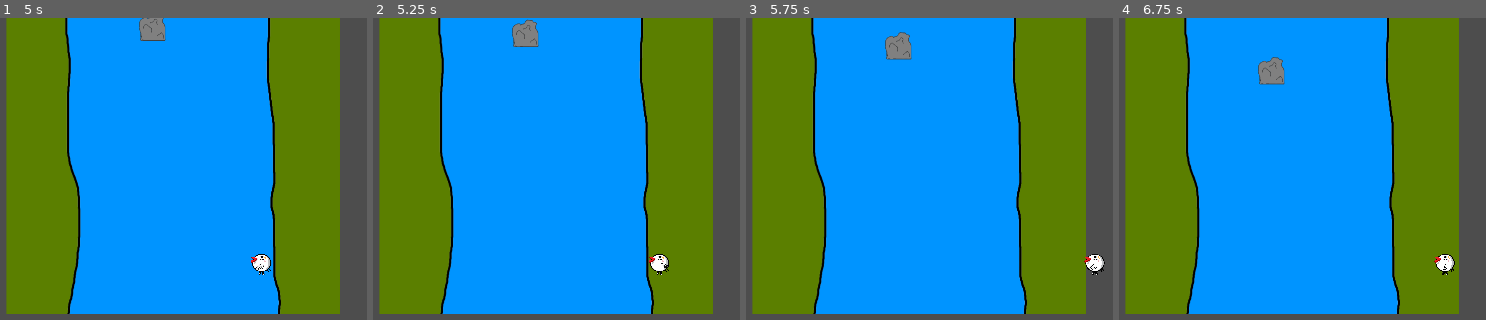
Above: before the commit, frames 1-4 (left to right).
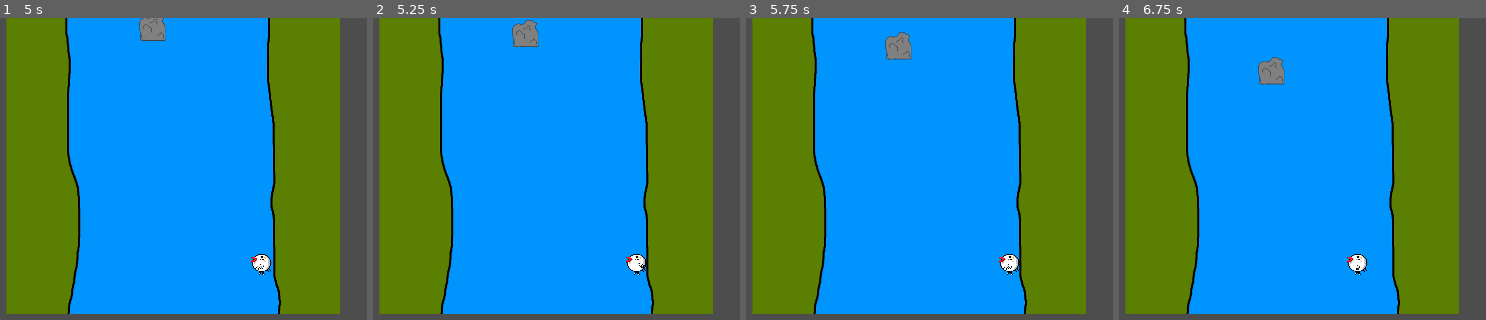
Above: after the commit, the same moments.

Repository: shyrzaza/Streamer
Game: Godot game, scene res://StreamGame/StreamGame.tscn
Same seed, same stepped clock (60 frames per second), same inputs: the game is played once before the commit and once after it.
Inputs (mouse positions are in pixels of both pictures, inside the frame that each line leads up to):
- Up to frame 1 (5 s): tap Enter (ui_accept) at 0.5, 0.6, 0.77, 1.07, 2, 2.1, 3.5, 3.6, 3.77, 4.07 s; move the mouse to (outside the picture) at 0.52 s; hold Right (ui_right) 0.53-1.25 s; click (outside the picture) at 0.67 s; drag from (168, 265) to (outside the picture) at 1.27 s; move the mouse to (outside the picture) at 2.02 s; hold Left (ui_left) 2.03-2.75 s; drag from (outside the picture) to (88, 175) at 2.77 s; move the mouse to (outside the picture) at 3.52 s; hold Right (ui_right) 3.53-4.25 s; drag from (88, 175) to (209, 129) at 4.27 s
- Up to frame 2 (5.25 s): tap Enter (ui_accept) at 5, 5.1 s; move the mouse to (outside the picture) at 5.02 s; hold Right (ui_right) from 5.03 s (still down); click (outside the picture) at 5.17 s
- Up to frame 3 (5.75 s): keep holding Right (ui_right)
- Up to frame 4 (6.75 s): release Right (ui_right) at 5.75 s; drag from (1328, 129) to (1287, 265) at 5.77 s; move the mouse to (outside the picture) at 6.52 s; hold Left (ui_left) from 6.53 s (still down); tap Enter (ui_accept) at 6.6 s

Frame 1 is identical in both runs. In frame 2, 0.5% of the frame differs, in the area x 68-81%, y 78-86%; in frame 3, 0.5%; in frame 4, 0.6%, in the area x 62-92%, y 78-86%.

Commit message:
add bounds for player

Diff:
--- a/Playground/entities/chick/chick.tscn
+++ b/Playground/entities/chick/chick.tscn
@@ -1,10 +1,10 @@
 [gd_scene format=3 uid="uid://d2j402mpl7520"]
 
-[ext_resource type="Script" uid="uid://bhgdp5iix8anu" path="res://entities/chick/chick.gd" id="1_68bk8"]
-[ext_resource type="Texture2D" uid="uid://cnpellsbh0h8k" path="res://entities/chick/sprite/frame-1.png" id="1_d1bus"]
-[ext_resource type="Texture2D" uid="uid://du3y8qv5agiu8" path="res://entities/chick/sprite/frame-2.png" id="2_68bk8"]
-[ext_resource type="Texture2D" uid="uid://ibxscwqsmait" path="res://entities/chick/sprite/frame-3.png" id="3_ukdrk"]
-[ext_resource type="Texture2D" uid="uid://50osar3s51n3" path="res://entities/chick/sprite/frame-4.png" id="4_yu88a"]
+[ext_resource type="Script" uid="uid://bhgdp5iix8anu" path="res://Playground/entities/chick/chick.gd" id="1_68bk8"]
+[ext_resource type="Texture2D" uid="uid://cnpellsbh0h8k" path="res://Playground/entities/chick/sprite/frame-1.png" id="1_d1bus"]
+[ext_resource type="Texture2D" uid="uid://du3y8qv5agiu8" path="res://Playground/entities/chick/sprite/frame-2.png" id="2_68bk8"]
+[ext_resource type="Texture2D" uid="uid://ibxscwqsmait" path="res://Playground/entities/chick/sprite/frame-3.png" id="3_ukdrk"]
+[ext_resource type="Texture2D" uid="uid://50osar3s51n3" path="res://Playground/entities/chick/sprite/frame-4.png" id="4_yu88a"]
 
 [sub_resource type="CircleShape2D" id="CircleShape2D_eilnm"]
 radius = 15.0
--- a/StreamGame/player_character.gd
+++ b/StreamGame/player_character.gd
@@ -4,29 +4,27 @@
 const SPEED = 300.0
 const JUMP_VELOCITY = -400.0
 
-var score = 0
+var leftSideBorder = 370
+var rightSideBorder = 800
+@export var performance = 0
 
 func _physics_process(delta: float) -> void:
-	# Add the gravity.
-	#if not is_on_floor():
-		#velocity += get_gravity() * delta
 
-	# Handle jump.
-	#if Input.is_action_just_pressed("ui_accept") and is_on_floor():
-		#velocity.y = JUMP_VELOCITY
+	var direction := Input.get_axis("ui_left", "ui_right")
 
-	# Get the input direction and handle the movement/deceleration.
-	# As good practice, you should replace UI actions with custom gameplay actions.
-	var direction := Input.get_axis("ui_left", "ui_right")
-	#print(direction)
 	if direction:
 		velocity.x = direction * SPEED
 	else:
 		velocity.x = move_toward(velocity.x, 0, SPEED)
 
+	# Check boundaries
+	if position.x < leftSideBorder:
+		velocity.x = max(velocity.x, 0)
+	if position.x > rightSideBorder:
+		velocity.x = min(velocity.x, 0)
+
 	move_and_slide()
 
-func add_to_score(amount: int) -> void:
-	score += amount
-
-# TODO: Setup Boundaries so the character does not leave the screen/river
+func tank_performance(amount: int) -> void:
+	print("Oh no my performance tanked")
+	performance -= amount
